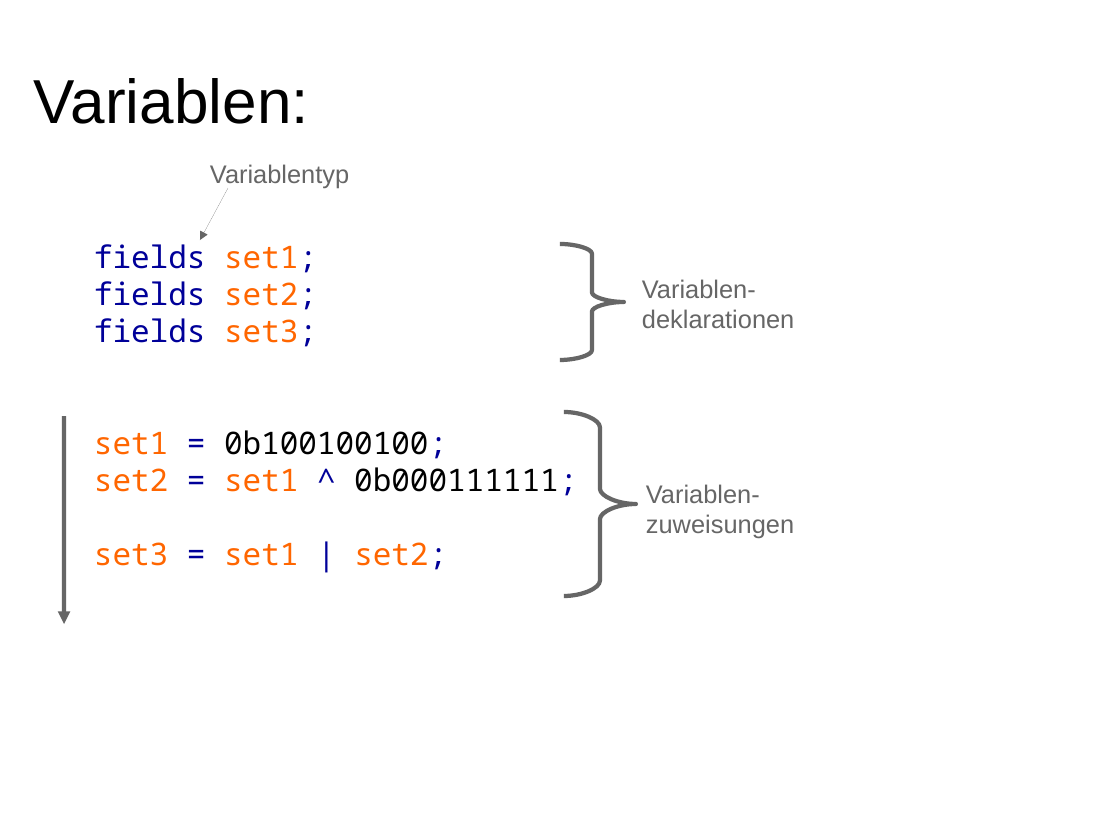
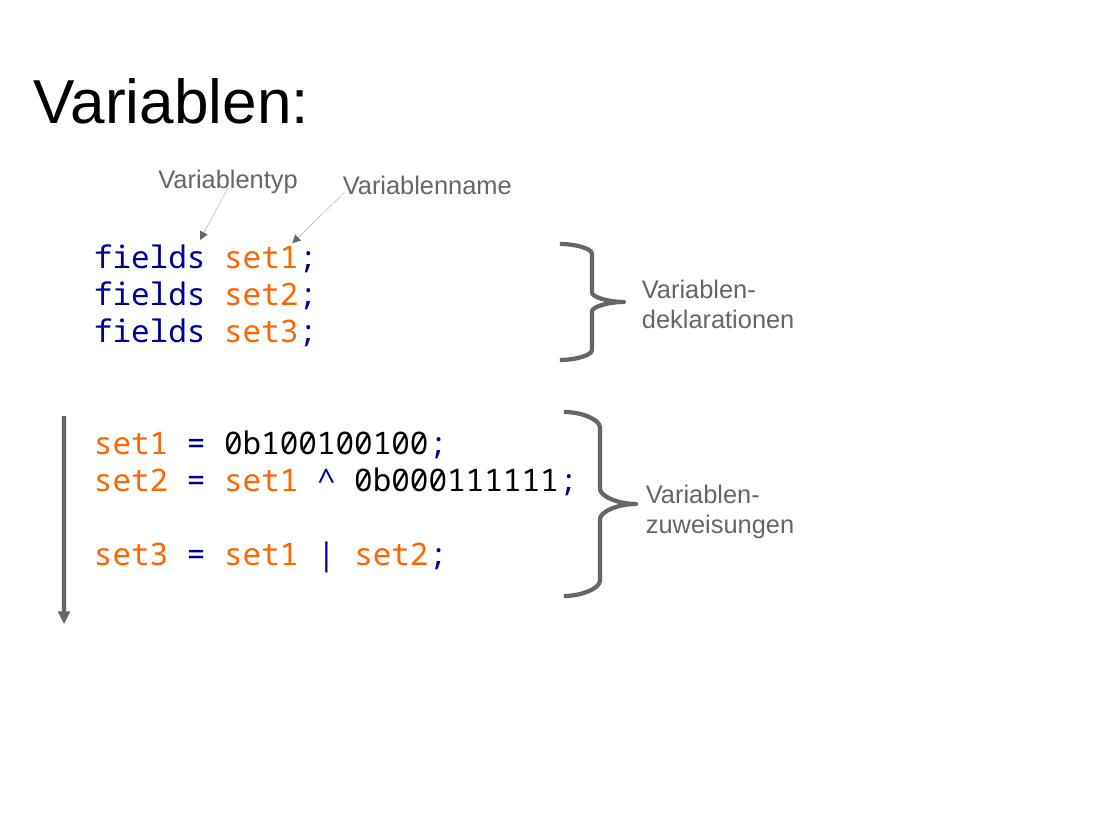
Before and after one commit to hotwolf/TicTacToe, a slide deck: slide 17 of Workshop/Software.odp. Drawn at 1120x840 pixels with LibreOffice and Linux fonts; fonts in the diff are those of the drawing. Boxes give left, top, right and bottom in pixels: in the first picture for what was removed or moved away, otherwise in the second. Text is boxed around its words. In the diff, an @@ line names an element or a change of style, - is before the commit and + after.

```diff
--- a/Workshop/Software.odp
+++ b/Workshop/Software.odp
@@ text "Variablentyp" moved from (x1=210, y1=164, x2=349, y2=189) to (x1=158, y1=169, x2=297, y2=194) @@
@@ text added at (x1=343, y1=175, x2=512, y2=194), 18 pt, text #666666 @@
+Variablenname
@@ arrow added from (345, 193) to (293, 243), #666666 0 pt @@
```
Also in this commit, not shown: 2 other slides changed.
